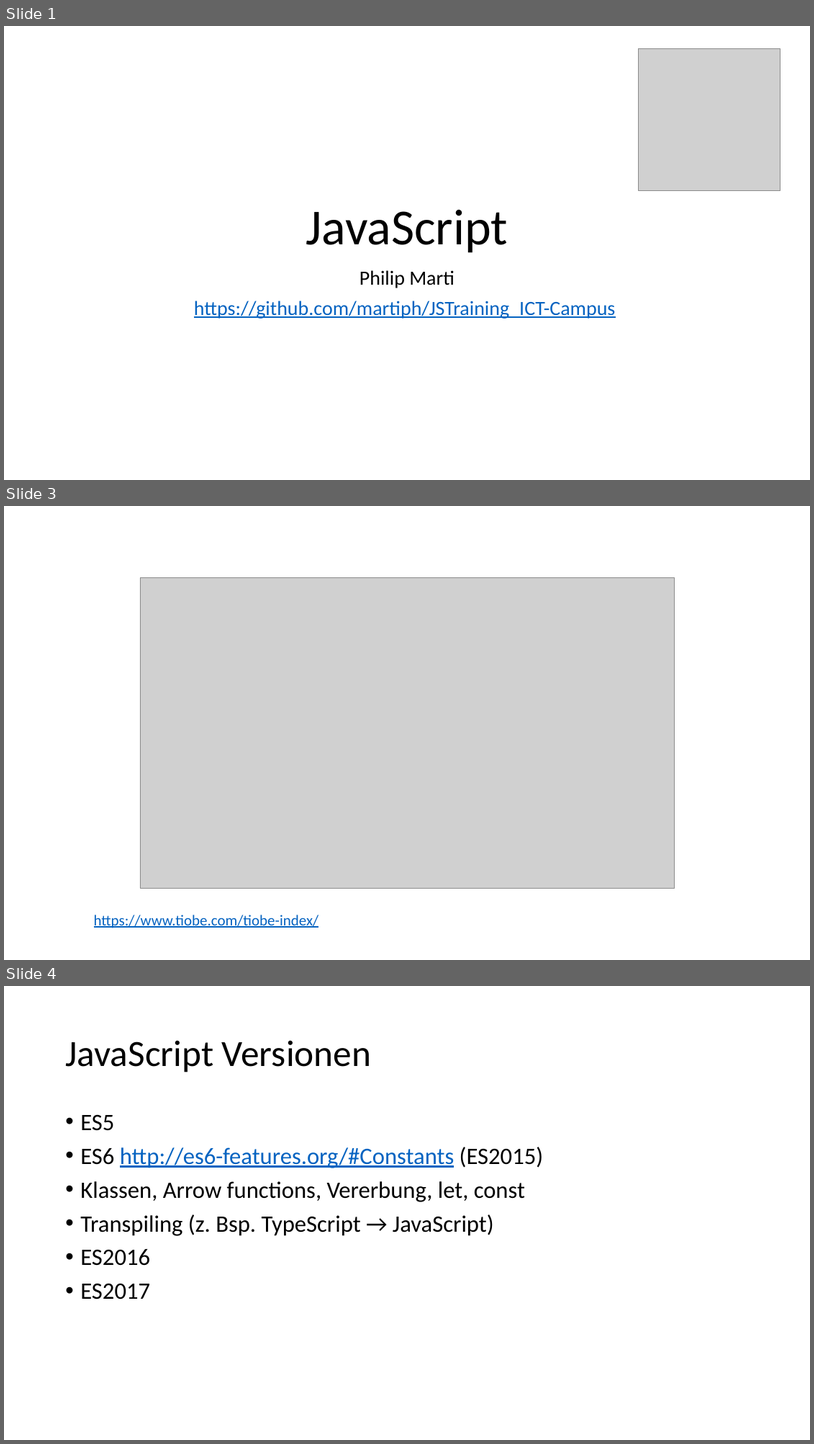
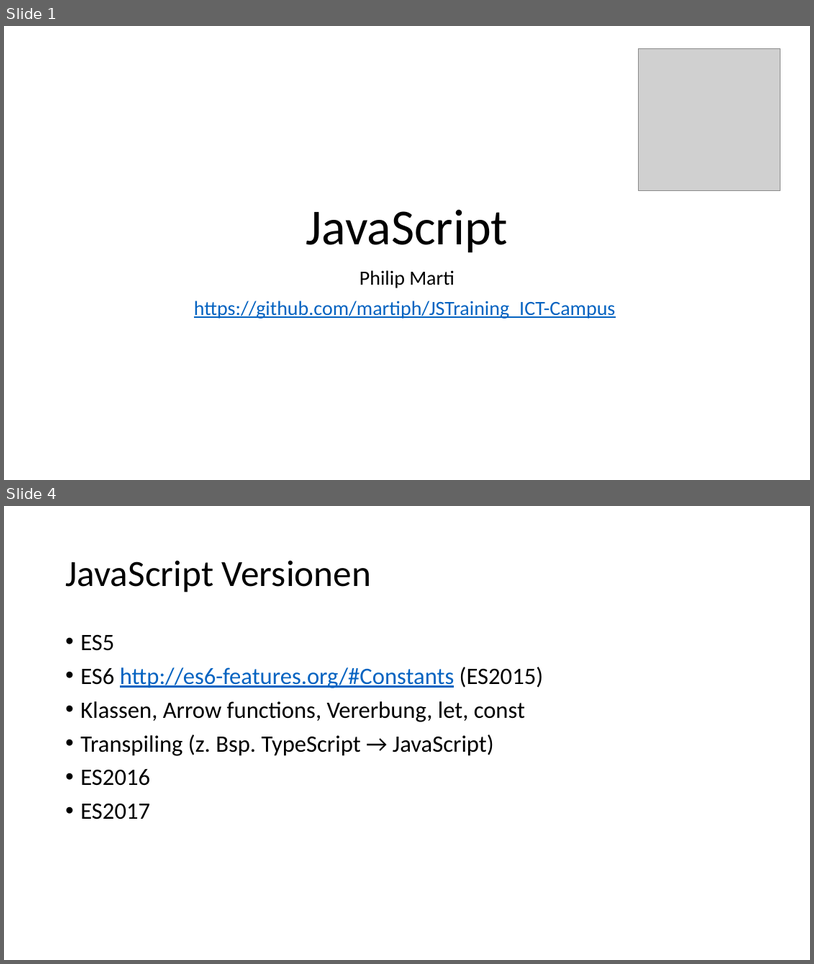
Before and after one commit to martiph/JSTraining_ICT-Campus, a slide deck: JSTraining.pptx. Shown one above the other, each under a label of ours: slides 1, 3 and 4 before the commit, slides 1 and 4 after it; the slides between them are not shown. The pictures are 814x1444 and 814x964 pixels, drawn with LibreOffice and Linux fonts; fonts in the diff are those of the drawing; grey boxes stand for pictures. Boxes give left, top, right and bottom in pixels: in the first picture for what was removed or moved away, otherwise in the second. Text is boxed around its words. In the diff, an @@ line names an element or a change of style, - is before the commit and + after.

```diff
--- a/JSTraining.pptx
+++ b/JSTraining.pptx
@@ slide 3 removed at (4, 506, 810, 960), background #FFFFFF @@
@@ picture removed at (140, 578, 674, 888) @@
@@ text removed at (94, 914, 319, 928) @@
-https://www.tiobe.com/tiobe-index/
```
Also in this commit, not shown: 11 slides changed, 1 slide added.
